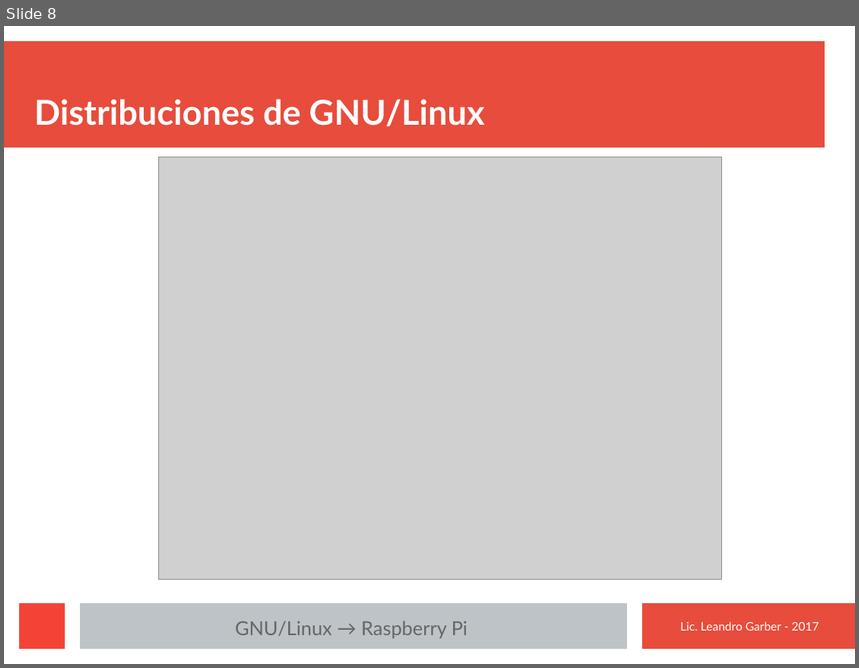
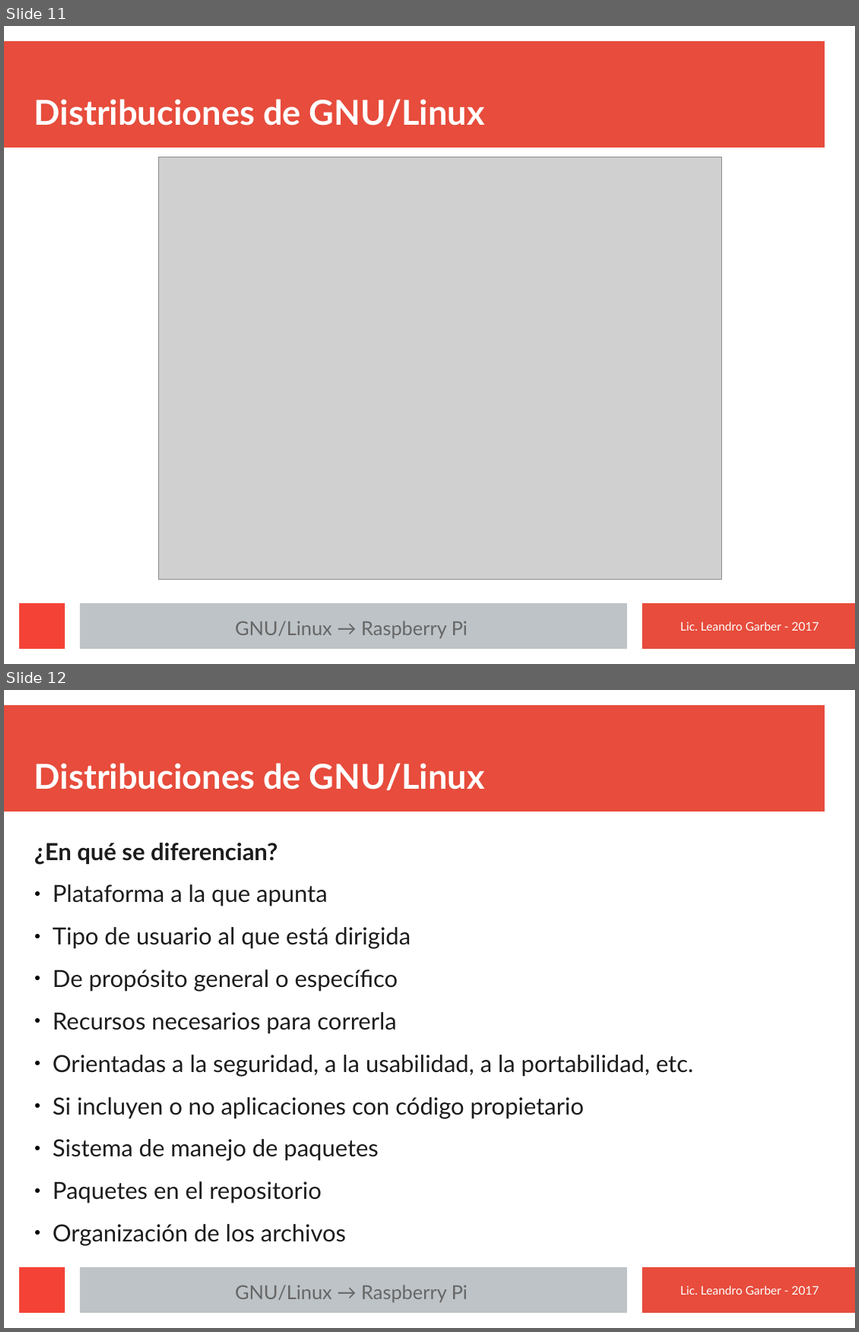
Before and after one commit to macramole/cursoLinux, a slide deck: presentaciones/1-Introduccion.odp. Shown one above the other, each under a label of ours: slide 8 before the commit, slides 11 and 12 after it. The pictures are 859x668 and 859x1332 pixels, drawn with LibreOffice and Linux fonts; fonts in the diff are those of the drawing; grey boxes stand for pictures. Boxes give left, top, right and bottom in pixels: in the first picture for what was removed or moved away, otherwise in the second. Text is boxed around its words. In the diff, an @@ line names an element or a change of style, - is before the commit and + after.

```diff
--- a/presentaciones/1-Introduccion.odp
+++ b/presentaciones/1-Introduccion.odp
@@ slide 12 added at <box>4,690,855,1328</box>, background #FFFFFF; not listed: 4 template elements that a slide beside it also shows @@
@@ title added at <box>34,763,485,790</box>, 32 pt, text #FFFFFF, bold @@
+Distribuciones de GNU/Linux
@@ subtitle added at <box>34,843,693,1204</box>, 22 pt, text #1C1C1C @@
+¿En qué se diferencian?
+● Plataforma a la que apunta
+● Tipo de usuario al que está dirigida
+● De propósito general o específico
+● Recursos necesarios para correrla
+● Orientadas a la seguridad, a la usabilidad, a la portabilidad, etc.
+● Si incluyen o no aplicaciones con código propietario
+● Sistema de manejo de paquetes
+● Paquetes en el repositorio
+● Organización de los archivos
@@ text added at <box>235,1285,468,1303</box>, 18 pt, text #666666 @@
+GNU/Linux → Raspberry Pi
@@ text added at <box>680,1286,819,1295</box>, 11 pt, text #FFFFFF @@
+Lic. Leandro Garber - 2017
@@ what was slide 8 is now slide 11 @@
```
Also in this commit, not shown: 1 slide changed, 9 other slides added, 9 other files.
